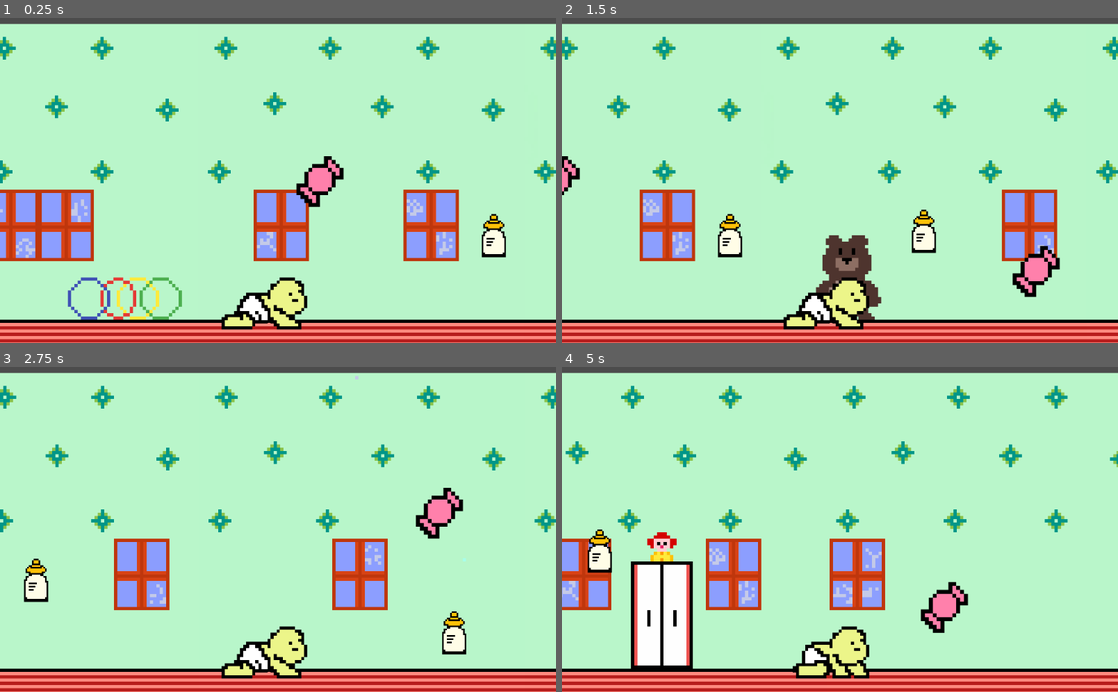
Above: before the commit, frames 1-4 (two rows, left to right).
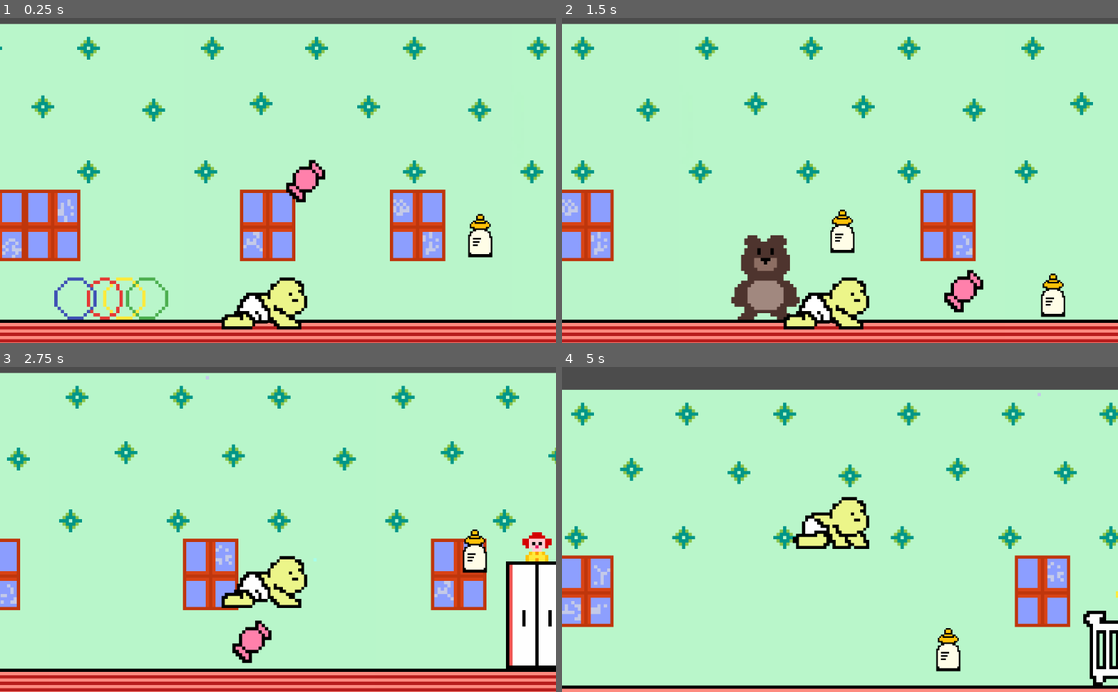
Above: after the commit, the same moments.

Repository: 2022M1T5-Inteli/Health-is-a-game
Game: Godot game, scene res://BabyHouse.tscn
The game is run twice, just before and just after one commit, with the same random seed, the same clock (stepped at 60 frames per second) and the same inputs.
Inputs:
- Up to frame 1 (0.25 s): no input
- Up to frame 2 (1.5 s): hold Space (ui_up, bound only after the commit) from 0.53 s (still down)
- Up to frame 3 (2.75 s): release Space (ui_up, bound only after the commit) at 2.03 s; tap Space (ui_up, bound only after the commit) at 2.1 s
- Up to frame 4 (5 s): hold Space (ui_up, bound only after the commit) 2.78-4.28 s; tap Space (ui_up, bound only after the commit) at 4.35, 4.52, 4.82 s

The runs differ from the first frame. In frame 1, 13% of the frame differs, in the area x 0-100%, y 5-93%; in frame 2, 20%; in frame 3, 23%; in frame 4, 34%, in the area x 0-100%, y 1-100%.

Commit message:
fix(game): fix camera implementation

Diff:
--- a/src/src/FirstClass/BabyBottle.tscn
+++ b/src/src/FirstClass/BabyBottle.tscn
@@ -4,7 +4,7 @@
 [ext_resource path="res://babyBottleSprite.png" type="Texture" id=2]
 
 [sub_resource type="RectangleShape2D" id=1]
-extents = Vector2( 77.5, 89.75 )
+extents = Vector2( 46, 81.5 )
 
 [node name="BabyBottle" type="Area2D"]
 position = Vector2( 0, -5 )
@@ -17,7 +17,7 @@
 texture = ExtResource( 2 )
 
 [node name="CollisionShape2D" type="CollisionShape2D" parent="."]
-position = Vector2( 11, 0 )
+position = Vector2( 7, -1.5 )
 shape = SubResource( 1 )
 
 [connection signal="body_entered" from="." to="." method="_on_BabyBottle_body_entered"]
--- a/src/src/FirstClass/BabyHouse.tscn
+++ b/src/src/FirstClass/BabyHouse.tscn
@@ -1,20 +1,35 @@
-[gd_scene load_steps=6 format=2]
+[gd_scene load_steps=8 format=2]
 
 [ext_resource path="res://Player.tscn" type="PackedScene" id=1]
 [ext_resource path="res://BackgroundLivingRoom.png" type="Texture" id=2]
 [ext_resource path="res://BabyBottle.tscn" type="PackedScene" id=3]
 [ext_resource path="res://Candy.tscn" type="PackedScene" id=4]
+[ext_resource path="res://FrameUsp.png" type="Texture" id=5]
 
 [sub_resource type="RectangleShape2D" id=1]
-extents = Vector2( 2806.25, 37.5 )
+extents = Vector2( 2845.75, 37.5 )
+
+[sub_resource type="RectangleShape2D" id=2]
+extents = Vector2( 48, 335 )
 
 [node name="Node2D" type="Node2D"]
+
+[node name="Floor" type="StaticBody2D" parent="."]
+
+[node name="CollisionShape2D" type="CollisionShape2D" parent="Floor"]
+position = Vector2( 2649.25, 620.5 )
+shape = SubResource( 1 )
 
 [node name="Baby" type="Sprite" parent="."]
 position = Vector2( 1249, 497 )
 scale = Vector2( 0.375312, 0.375312 )
 texture = ExtResource( 2 )
 offset = Vector2( 3418.49, -479.601 )
+
+[node name="FrameUsp" type="Sprite" parent="."]
+position = Vector2( 4644, 310 )
+scale = Vector2( 0.385, 0.385 )
+texture = ExtResource( 5 )
 
 [node name="Player" parent="." instance=ExtResource( 1 )]
 position = Vector2( 137, 519 )
@@ -24,61 +39,83 @@
 position = Vector2( 53.289, -567.528 )
 scale = Vector2( 2.66445, 2.66445 )
 current = true
+drag_margin_v_enabled = true
+smoothing_speed = 6.0
+drag_margin_top = 0.8
+drag_margin_bottom = 0.0
+
+[node name="Elements" type="Node2D" parent="."]
+
+[node name="BabyBottle" parent="Elements" instance=ExtResource( 3 )]
+position = Vector2( 671, 408 )
+scale = Vector2( 0.5, 0.5 )
+
+[node name="BabyBottle2" parent="Elements" instance=ExtResource( 3 )]
+position = Vector2( 1028, 400 )
+scale = Vector2( 0.5, 0.5 )
+
+[node name="BabyBottle3" parent="Elements" instance=ExtResource( 3 )]
+position = Vector2( 1416, 518 )
+scale = Vector2( 0.5, 0.5 )
+
+[node name="BabyBottle4" parent="Elements" instance=ExtResource( 3 )]
+position = Vector2( 1700, 364 )
+scale = Vector2( 0.5, 0.5 )
+
+[node name="BabyBottle7" parent="Elements" instance=ExtResource( 3 )]
+position = Vector2( 3043, 657 )
+scale = Vector2( 0.25, 0.25 )
+
+[node name="BabyBottle5" parent="Elements" instance=ExtResource( 3 )]
+position = Vector2( 2111, 346 )
+scale = Vector2( 0.5, 0.5 )
+
+[node name="BabyBottle8" parent="Elements" instance=ExtResource( 3 )]
+position = Vector2( 4562, 516 )
+scale = Vector2( 0.5, 0.5 )
+
+[node name="BabyBottle10" parent="Elements" instance=ExtResource( 3 )]
+position = Vector2( 3951, 397 )
+scale = Vector2( 0.5, 0.5 )
+
+[node name="BabyBottle9" parent="Elements" instance=ExtResource( 3 )]
+position = Vector2( 4893, 498 )
+scale = Vector2( 0.5, 0.5 )
+
+[node name="BabyBottle6" parent="Elements" instance=ExtResource( 3 )]
+position = Vector2( 3253, 497 )
+scale = Vector2( 0.5, 0.5 )
+
+[node name="Candy" parent="Elements" instance=ExtResource( 4 )]
+position = Vector2( 2740, 515 )
+scale = Vector2( 0.5, 0.5 )
+
+[node name="Candy2" parent="Elements" instance=ExtResource( 4 )]
+position = Vector2( 1248, 508 )
+scale = Vector2( 0.5, 0.5 )
+
+[node name="Candy3" parent="Elements" instance=ExtResource( 4 )]
+position = Vector2( 1697, 511 )
+scale = Vector2( 0.5, 0.5 )
+
+[node name="Candy4" parent="Elements" instance=ExtResource( 4 )]
+position = Vector2( 346, 305 )
+scale = Vector2( 0.5, 0.5 )
+
+[node name="Candy6" parent="Elements" instance=ExtResource( 4 )]
+position = Vector2( 4171, 516 )
+scale = Vector2( 0.5, 0.5 )
+
+[node name="Candy7" parent="Elements" instance=ExtResource( 4 )]
+position = Vector2( 4704, 491 )
+scale = Vector2( 0.5, 0.5 )
+
+[node name="Candy5" parent="Elements" instance=ExtResource( 4 )]
+position = Vector2( 3691, 513 )
+scale = Vector2( 0.5, 0.5 )
 
 [node name="StaticBody2D" type="StaticBody2D" parent="."]
 
 [node name="CollisionShape2D" type="CollisionShape2D" parent="StaticBody2D"]
-position = Vector2( 2609.75, 620.5 )
-shape = SubResource( 1 )
-
-[node name="BabyBottle" parent="." instance=ExtResource( 3 )]
-position = Vector2( 671, 408 )
-scale = Vector2( 0.5, 0.5 )
-
-[node name="BabyBottle2" parent="." instance=ExtResource( 3 )]
-position = Vector2( 1028, 400 )
-scale = Vector2( 0.5, 0.5 )
-
-[node name="BabyBottle3" parent="." instance=ExtResource( 3 )]
-position = Vector2( 1416, 518 )
-scale = Vector2( 0.5, 0.5 )
-
-[node name="BabyBottle4" parent="." instance=ExtResource( 3 )]
-position = Vector2( 1798, 497 )
-scale = Vector2( 0.5, 0.5 )
-
-[node name="BabyBottle7" parent="." instance=ExtResource( 3 )]
-position = Vector2( 3043, 657 )
-scale = Vector2( 0.25, 0.25 )
-
-[node name="BabyBottle5" parent="." instance=ExtResource( 3 )]
-position = Vector2( 2111, 346 )
-scale = Vector2( 0.5, 0.5 )
-
-[node name="Candy" parent="." instance=ExtResource( 4 )]
-position = Vector2( 2741, 447 )
-scale = Vector2( 0.6, 0.6 )
-
-[node name="Candy2" parent="." instance=ExtResource( 4 )]
-position = Vector2( 1230, 471 )
-scale = Vector2( 0.6, 0.6 )
-
-[node name="Candy3" parent="." instance=ExtResource( 4 )]
-position = Vector2( 1766, 273 )
-scale = Vector2( 0.6, 0.6 )
-
-[node name="Candy4" parent="." instance=ExtResource( 4 )]
-position = Vector2( 346, 305 )
-scale = Vector2( 0.6, 0.6 )
-
-[node name="Candy5" parent="." instance=ExtResource( 4 )]
-position = Vector2( 3987, 522 )
-scale = Vector2( 0.6, 0.6 )
-
-[node name="Candy6" parent="." instance=ExtResource( 4 )]
-position = Vector2( 4843, 375 )
-scale = Vector2( 0.6, 0.6 )
-
-[node name="Candy7" parent="." instance=ExtResource( 4 )]
-position = Vector2( 5247, 288 )
-scale = Vector2( 0.6, 0.6 )
+position = Vector2( 5146, 335 )
+shape = SubResource( 2 )
--- a/src/src/FirstClass/Candy.tscn
+++ b/src/src/FirstClass/Candy.tscn
@@ -4,7 +4,7 @@
 [ext_resource path="res://3c96feb263b2.png" type="Texture" id=2]
 
 [sub_resource type="RectangleShape2D" id=1]
-extents = Vector2( 77.5, 89.75 )
+extents = Vector2( 73.5, 78.5 )
 
 [node name="Candy" type="Area2D"]
 position = Vector2( 0, -5 )
@@ -15,7 +15,7 @@
 texture = ExtResource( 2 )
 
 [node name="CollisionShape2D" type="CollisionShape2D" parent="."]
-position = Vector2( 11, 0 )
+position = Vector2( 14.5, 4.5 )
 shape = SubResource( 1 )
 
 [connection signal="body_entered" from="." to="." method="_on_Candy_body_entered"]
--- a/src/src/FirstClass/Player.gd
+++ b/src/src/FirstClass/Player.gd
@@ -5,10 +5,12 @@
 # Player speed amount
 var SPEED = 4.7
 var velocity = Vector2.ZERO
-var move_speed = 480
-var gravity = 1200
-var jump_force = -720
+var move_speed = 580
+var gravity = 1800
+var jump_force = -1520
 var max_hitpoints = max_hitpoints
+var has_double_jumped = false
+const UP = Vector2(0, -1)
 
 # Points system
 var healthPoints = 500
@@ -22,21 +24,25 @@
 func _physics_process(delta: float) -> void:
 	velocity.y += gravity * delta
 	_animation_player.play("crawl")
-	if Input.is_action_just_pressed("ui_up"):
+	if Input.is_action_just_pressed("ui_up") and has_double_jumped == false:
 		velocity.y = jump_force / 2
+		if !is_on_floor():
+			has_double_jumped = true
+	if is_on_floor():
+		has_double_jumped = false
+
 	velocity.x = move_speed
+	move_and_slide(velocity, UP)
 
-	move_and_slide(velocity)
-
-func damage(damage_count):
-	hitpoints -= damage_count
-	$Barenergy.set_percent_value_int(float(max_hitpoints*100))
-	if max_hitpoints <= 0:
-		queue_free()
-
-
-
-
-
-func _on_Area2D_body_entered(body):
-	pass # Replace with function body.
+#func damage(damage_count):
+#	hitpoints -= damage_count
+#	$Barenergy.set_percent_value_int(float(max_hitpoints*100))
+#	if max_hitpoints <= 0:
+#		queue_free()
+#
+#
+#
+#
+#
+#func _on_Area2D_body_entered(body):
+#	pass # Replace with function body.
--- a/src/src/FirstClass/Player.tscn
+++ b/src/src/FirstClass/Player.tscn
@@ -51,7 +51,7 @@
 }
 
 [sub_resource type="RectangleShape2D" id=4]
-extents = Vector2( 206.5, 141.5 )
+extents = Vector2( 191, 141.5 )
 
 [node name="Player" type="KinematicBody2D"]
 script = ExtResource( 1 )
@@ -72,5 +72,5 @@
 anims/jump = SubResource( 3 )
 
 [node name="CollisionShape2D" type="CollisionShape2D" parent="."]
-position = Vector2( 9.5, 28.5 )
+position = Vector2( 10, 28.5 )
 shape = SubResource( 4 )
--- a/src/src/FirstClass/project.godot
+++ b/src/src/FirstClass/project.godot
@@ -13,6 +13,15 @@
 config/name="BSYM"
 run/main_scene="res://BabyHouse.tscn"
 
+[input]
+
+ui_up={
+"deadzone": 0.5,
+"events": [ Object(InputEventKey,"resource_local_to_scene":false,"resource_name":"","device":0,"alt":false,"shift":false,"control":false,"meta":false,"command":false,"pressed":false,"scancode":32,"physical_scancode":0,"unicode":0,"echo":false,"script":null)
+, Object(InputEventJoypadButton,"resource_local_to_scene":false,"resource_name":"","device":0,"button_index":12,"pressure":0.0,"pressed":false,"script":null)
+ ]
+}
+
 [physics]
 
 common/enable_pause_aware_picking=true
Binary file added: src/src/FirstClass/FrameUsp.png
Not shown, added: src/src/FirstClass/FrameUsp.png.import
